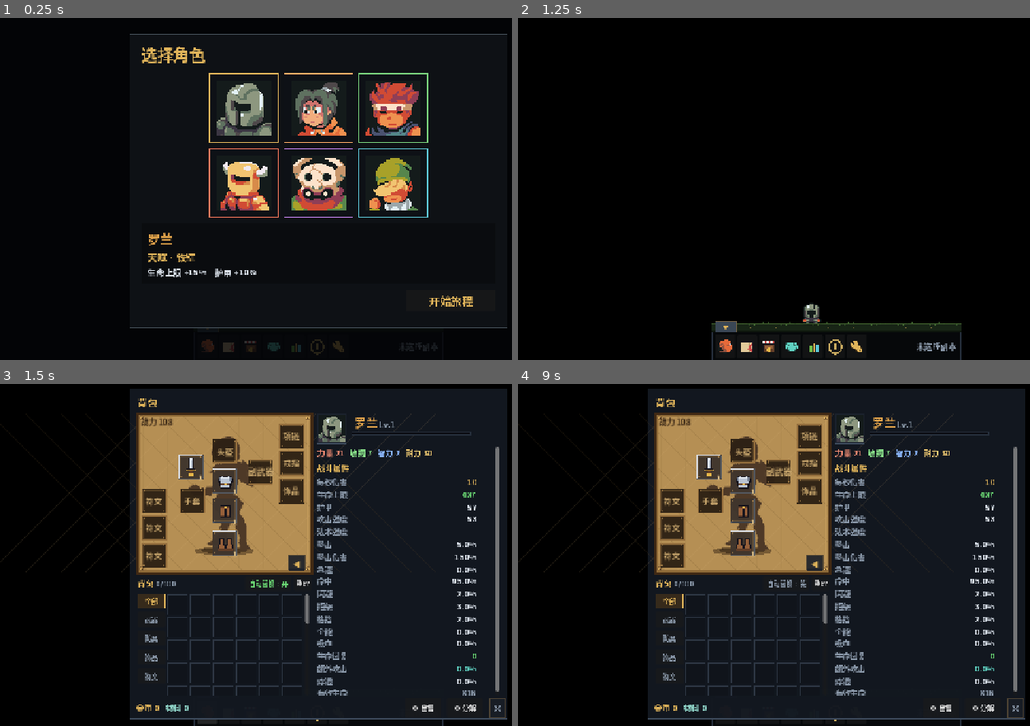
Above: before the commit, frames 1-4 (two rows, left to right).
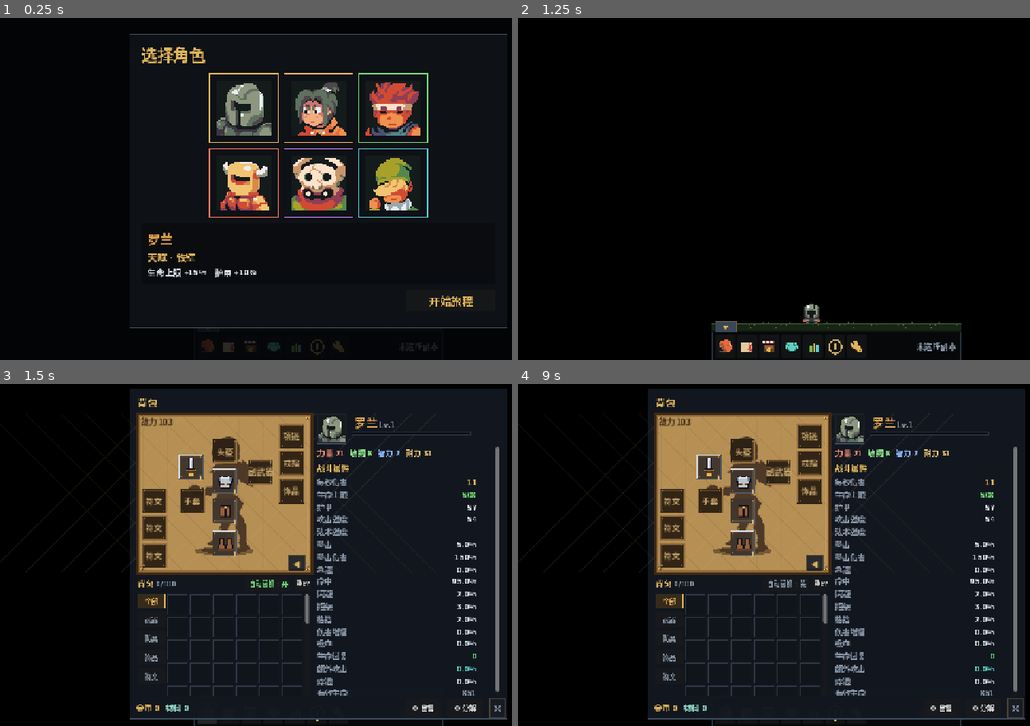
Above: after the commit, the same moments.

Repository: 958582184-dotcom/KeepForward
Game: Godot game, scene res://scenes/main.tscn
Two runs of this game, one before a commit and one after it. Both use one fixed random seed, a clock stepped at 60 frames per second and the inputs below.
Inputs (mouse positions are in pixels of both pictures, inside the frame that each line leads up to):
- Up to frame 1 (0.25 s): no input
- Up to frame 2 (1.25 s): click "开始旅程" at 0.5 s
- Up to frame 3 (1.5 s): click (209, 712) at 1.27 s
- Up to frame 4 (9 s): click (748, 712) at 2.02 s; click (768, 712) at 2.77 s; click (789, 712) at 3.52 s; click (814, 712) at 4.27 s; click (835, 712) at 5.02 s; click (855, 712) at 5.77 s; click "▼" at 6.5 s; click "◀" at 7.25 s; click "▶" at 8 s; click "自动替换：开" at 8.75 s

Frames 1-2 are identical in both runs. In frame 3, 0.2% of the frame differs, in the area x 32-94%, y 10-92%; in frame 4, 0.2%.

Commit message:
Rebalance item score tiers and dungeon scaling

Diff:
--- a/src/core/data.gd
+++ b/src/core/data.gd
@@ -2,7 +2,7 @@
 extends RefCounted
 
 const TITLE := "KeepForward"
-const VERSION := "1.05.0"
+const VERSION := "1.06.0"
 const SAVE_PATH := "user://ember_walker_save.json"
 const INVENTORY_SIZE := 100
 const MAX_LEVEL := 60
@@ -162,7 +162,7 @@
 	{"name": "精良", "color": "#4aa3ff", "mult": 1.14, "affixes": 3},
 	{"name": "史诗", "color": "#b96bff", "mult": 1.26, "affixes": 4},
 	{"name": "传说", "color": "#ff9f43", "mult": 1.42, "affixes": 5},
-	{"name": "神器", "color": "#ff3b30", "mult": 1.62, "affixes": 6},
+	{"name": "神器", "color": "#ff1f1f", "mult": 1.62, "affixes": 6},
 ]
 
 const ARTIFACTS := {
@@ -200,8 +200,8 @@
 
 const QUALITY_STAT_MULT := [1.00, 1.30, 1.70, 2.20, 2.80, 3.20]
 const SLOT_STAT_BASE := {
-	"head": 10.0, "chest": 12.0, "hands": 9.0, "legs": 11.0, "feet": 9.0,
-	"main": 12.0, "off": 8.5, "neck": 7.0, "ring": 7.0, "trinket": 7.0, "rune": 6.0,
+	"head": 10.0, "chest": 12.0, "hands": 12.0, "legs": 11.0, "feet": 14.0,
+	"main": 12.0, "off": 8.5, "neck": 15.0, "ring": 15.0, "trinket": 15.0, "rune": 13.0,
 }
 const SLOT_INNATE_STAT := {
 	"head": {"stamina": 0.30},
@@ -210,8 +210,8 @@
 	"feet": {"agility": 0.30},
 	"hands": {"strength": 0.30},
 }
-const JEWEL_STAT_POOL := ["crit", "haste", "hit", "vers", "crit_dmg", "pen"]
-const RUNE_STAT_POOL := ["lifesteal", "hp_regen", "extra_attack", "dodge", "parry", "block"]
+const JEWEL_STAT_POOL := ["crit", "haste", "hit", "dodge", "block", "hp_regen"]
+const RUNE_STAT_POOL := ["crit_dmg", "pen", "vers", "lifesteal", "extra_attack", "parry"]
 const STAT_VALUE_SCALE := {
 	"strength": 1.0, "agility": 1.0, "intellect": 1.0, "stamina": 1.0,
 	"hp": 4.0, "armor": 2.2, "attack_power": 0.85, "spell_power": 0.85,
@@ -324,7 +324,7 @@
 	"dodge": {"name": "闪避", "title": "灵巧", "div": 16.0, "percent": true},
 	"parry": {"name": "招架", "title": "铁壁", "div": 16.0, "percent": true},
 	"block": {"name": "格挡", "title": "壁垒", "div": 16.0, "percent": true},
-	"vers": {"name": "全能", "title": "均衡", "div": 12.0, "percent": true},
+	"vers": {"name": "伤害增幅", "title": "增幅", "div": 12.0, "percent": true},
 	"lifesteal": {"name": "吸血", "title": "汲血", "div": 15.0, "percent": true},
 	"pen": {"name": "穿透", "title": "破甲", "div": 10.0, "percent": true},
 	"crit_dmg": {"name": "暴击伤害", "title": "致命", "div": 10.0, "percent": true},
@@ -650,6 +650,9 @@
 			return 1.0
 
 
+const MONSTER_GLOBAL_HP_MULT := 1.30
+const MONSTER_GLOBAL_DMG_MULT := 1.25
+
 const AREA_MONSTER_STEPS := [
 	{"hp": 1.0, "dmg": 1.0},
 	{"hp": 1.8, "dmg": 1.5},
@@ -666,14 +669,14 @@
 	var t: Dictionary = MONSTER_TYPES[type_id]
 	var d: Dictionary = DIFFICULTIES[diff]
 	var step: Dictionary = area_monster_factor(level)
-	return (38.0 + 22.0 * level) * 1.8 * float(t["hp"]) * float(d["hp"]) * enemy_level_exponent(level) * enemy_early_factor(level) * float(step["hp"])
+	return (38.0 + 22.0 * level) * 1.8 * float(t["hp"]) * float(d["hp"]) * enemy_level_exponent(level) * enemy_early_factor(level) * float(step["hp"]) * MONSTER_GLOBAL_HP_MULT
 
 
 static func monster_damage(type_id: String, level: int, diff: String) -> float:
 	var t: Dictionary = MONSTER_TYPES[type_id]
 	var d: Dictionary = DIFFICULTIES[diff]
 	var step: Dictionary = area_monster_factor(level)
-	return (3.0 + 1.65 * level) * 5.0 * float(t["dmg"]) * float(d["dmg"]) * enemy_level_exponent(level) * enemy_early_factor(level) * float(step["dmg"])
+	return (3.0 + 1.65 * level) * 5.0 * float(t["dmg"]) * float(d["dmg"]) * enemy_level_exponent(level) * enemy_early_factor(level) * float(step["dmg"]) * MONSTER_GLOBAL_DMG_MULT
 
 
 static func monster_armor(level: int) -> float:
@@ -786,18 +789,18 @@
 
 
 static func _reference_gear_cp(lv: int, q: int) -> int:
-	var base := 300.0
-	var per_level := 55.0
+	var base := 370.0
+	var per_level := 71.0
 	match q:
 		2:
-			base = 330.0
-			per_level = 59.0
+			base = 410.0
+			per_level = 77.0
 		3:
-			base = 410.0
-			per_level = 69.0
+			base = 518.0
+			per_level = 93.0
 		4:
-			base = 515.0
-			per_level = 87.0
+			base = 640.0
+			per_level = 112.0
 	return int(round((base + per_level * float(lv)) / 10.0)) * 10
 
 
--- a/src/core/game_item.gd
+++ b/src/core/game_item.gd
@@ -97,30 +97,33 @@
 		stat_pool.erase(stat_key)
 	if stat_pool.is_empty():
 		stat_pool.append("stamina")
-	var stat_count := 2
-	if kind == "jewel" or kind == "rune":
-		stat_count = clampi(3 + (1 if it.quality >= 3 else 0), 3, 5)
+	if is_rune:
+		var rune_key := String(stat_pool[rng.randi_range(0, stat_pool.size() - 1)])
+		_add_stat_points(it, rune_key, budget)
+		it.rune_stat = rune_key
 	else:
-		stat_count = clampi(2 + int(it.quality / 2), 2, 4)
-	stat_count = mini(stat_count, stat_pool.size())
-	var chosen: Array = []
-	for i in stat_count:
-		var pos := rng.randi_range(0, stat_pool.size() - 1)
-		chosen.append(stat_pool[pos])
-		stat_pool.remove_at(pos)
-	var weights: Array = []
-	var weight_total := 0.0
-	for key in chosen:
-		var w := rng.randf_range(0.75, 1.25)
-		weights.append(w)
-		weight_total += w
-	var left := budget
-	for i in chosen.size():
-		var pts := left if i == chosen.size() - 1 else budget * float(weights[i]) / weight_total
-		left -= pts
-		_add_stat_points(it, String(chosen[i]), pts)
-	if is_rune and not chosen.is_empty():
-		it.rune_stat = String(chosen[0])
+		var stat_count := 2
+		if kind == "jewel":
+			stat_count = clampi(3 + (1 if it.quality >= 3 else 0), 3, 5)
+		else:
+			stat_count = clampi(2 + int(it.quality / 2), 2, 4)
+		stat_count = mini(stat_count, stat_pool.size())
+		var chosen: Array = []
+		for i in stat_count:
+			var pos := rng.randi_range(0, stat_pool.size() - 1)
+			chosen.append(stat_pool[pos])
+			stat_pool.remove_at(pos)
+		var weights: Array = []
+		var weight_total := 0.0
+		for key in chosen:
+			var w := rng.randf_range(0.75, 1.25)
+			weights.append(w)
+			weight_total += w
+		var left := budget
+		for i in chosen.size():
+			var pts := left if i == chosen.size() - 1 else budget * float(weights[i]) / weight_total
+			left -= pts
+			_add_stat_points(it, String(chosen[i]), pts)
 
 	it.item_name = _make_name(it, cls, rng)
 	it.price = int(round((40.0 + it.ilvl * 24.0) * float(Data.QUALITY_PRICE_MULT[it.quality]) \
@@ -506,21 +509,21 @@
 	s += stat_total("stamina") * 1.1
 	s += stat_total("attack_power") * 1.0
 	s += stat_total("spell_power") * 1.0
-	s += stat_total("crit") * 0.55
-	s += stat_total("haste") * 0.50
-	s += stat_total("hit") * 0.35
-	s += stat_total("crit_dmg") * 0.40
-	s += stat_total("vers") * 0.45
-	s += stat_total("pen") * 0.40
-	s += stat_total("lifesteal") * 0.35
-	s += stat_total("hp_regen") * 0.30
-	s += stat_total("extra_attack") * 0.40
-	s += stat_total("dodge") * 0.30
-	s += stat_total("parry") * 0.30
-	s += stat_total("block") * 0.30
+	s += stat_total("crit") * 0.80
+	s += stat_total("haste") * 0.75
+	s += stat_total("hit") * 0.65
+	s += stat_total("crit_dmg") * 1.00
+	s += stat_total("vers") * 1.20
+	s += stat_total("pen") * 1.20
+	s += stat_total("lifesteal") * 1.80
+	s += stat_total("hp_regen") * 1.80
+	s += stat_total("extra_attack") * 20.0
+	s += stat_total("dodge") * 1.20
+	s += stat_total("parry") * 1.20
+	s += stat_total("block") * 1.20
 	s += stat_total("armor") * 0.10
 	s += stat_total("hp") * 0.025
-	s += (weapon_min + weapon_max) * 0.5 * 1.5
+	s += (weapon_min + weapon_max) * 0.5 * 0.7
 	if uniq != "":
 		s += float(Data.artifact_def(uniq).get("score", 0.0))
 	s += float(quality) * 3.0 + float(ilvl) * 1.0
--- a/src/ui/item_tooltip.gd
+++ b/src/ui/item_tooltip.gd
@@ -66,8 +66,6 @@
 
 
 func _add_item_block(parent: VBoxContainer, item: GameItem, class_id: String) -> void:
-	if item.quality == 5 and item.uniq != "":
-		parent.add_child(UiKit.label("首领掉落 · 神器", 10, Color("#ff8a80")))
 	parent.add_child(UiKit.label(item.item_name, 16, item.quality_color()))
 	parent.add_child(UiKit.label("评分 %d  ·  %s  ·  %s" % [Game.item_power(item, class_id), item.slot_name(),
 		item.quality_name()], 11, UiKit.COL_MUTED))
--- a/src/ui/windows/backpack_window.gd
+++ b/src/ui/windows/backpack_window.gd
@@ -486,7 +486,7 @@
 		["闪避", UiKit.pct(stats["dodge_pct"]), UiKit.COL_TEXT],
 		["招架", UiKit.pct(stats["parry_pct"]), UiKit.COL_TEXT],
 		["格挡", UiKit.pct(stats["block_pct"]), UiKit.COL_TEXT],
-		["全能", UiKit.pct(stats["vers_pct"]), UiKit.COL_TEXT],
+		["伤害增幅", UiKit.pct(stats["vers_pct"]), UiKit.COL_TEXT],
 		["吸血", UiKit.pct(stats["lifesteal_pct"]), UiKit.COL_TEXT],
 		["生命回复", UiKit.num(int(stats["hp_regen"])), UiKit.COL_GREEN],
 		["额外攻击", UiKit.pct(stats["extra_attack_pct"]), UiKit.COL_TEAL],
Not shown, changed: DETAILS.md
